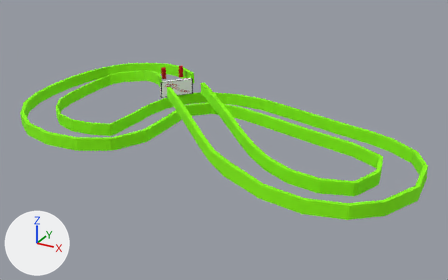
Renders of the OBJ model assets/models/track/trackwalls.obj from each side of a commit.
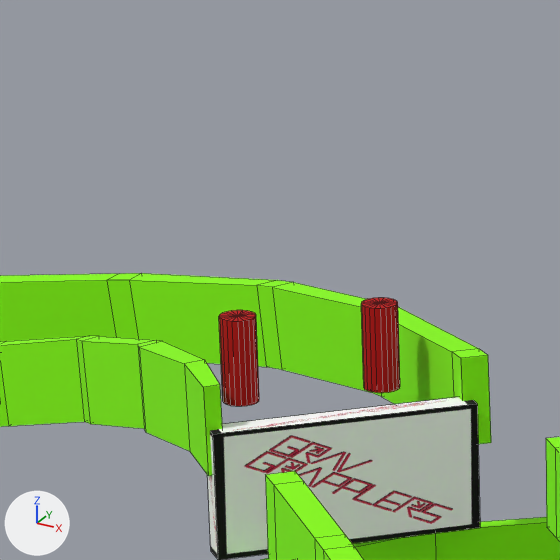
Each version is shown whole from a 50 mm camera at (22.06, -40.69, 19.93) aimed at (-0.85, 0.96, -0.89), then close up on the part from 30% to 45% of the width and 11% to 35% of the height. Every picture has the same lights, and +X, +Y and +Z are marked at lower left. The close-ups show mesh edges as thin lines. Where no turn or scale is listed for an object, it has been applied to the vertices. Vertices at the same position are counted once.

In view in the first close-up: 'trackwalls'.
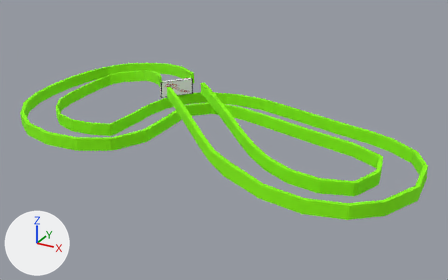
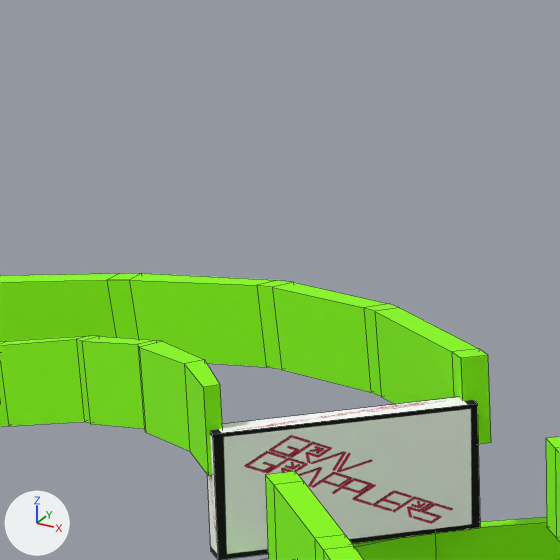
Pixel boxes [x1, y1, x2, y2] of what changed, in the close-ups (560 x 560 px):
```json
{"part": 1, "of": "me_trackwalls", "change": "deleted", "before": [361, 298, 400, 393], "on screen": "red"}
{"part": 2, "of": "me_trackwalls", "change": "deleted", "before": [219, 310, 259, 406], "on screen": "red"}
```

Edits to the scene script, one JSON object a line:
```json
{"block": "me_trackwalls", "where": "me_trackwalls.from_pydata(...)  # 676 vertices, 706 faces; spans x -20.6..15.8, y -7.8..10.0, z -0.6..2.9"}
{"block": "me_trackwalls", "where": "# used by ob_trackwalls; location = (0.0, 0.0, 0.0)"}
{"block": "me_trackwalls", "change": "me_trackwalls part 1: the loose piece of 42 vertices spanning x -8.7..-8.3, y 6.3..6.7, z 1.9..2.9 is deleted"}
{"block": "me_trackwalls", "change": "me_trackwalls part 2: the loose piece of 42 vertices spanning x -9.8..-9.4, y 5.0..5.5, z 1.9..2.9 is deleted"}
{"op": "remove", "block": "me_trackwalls", "code": "me_trackwalls.materials.append(mat_initialshadinggroup)  # red #bc0000"}
```
